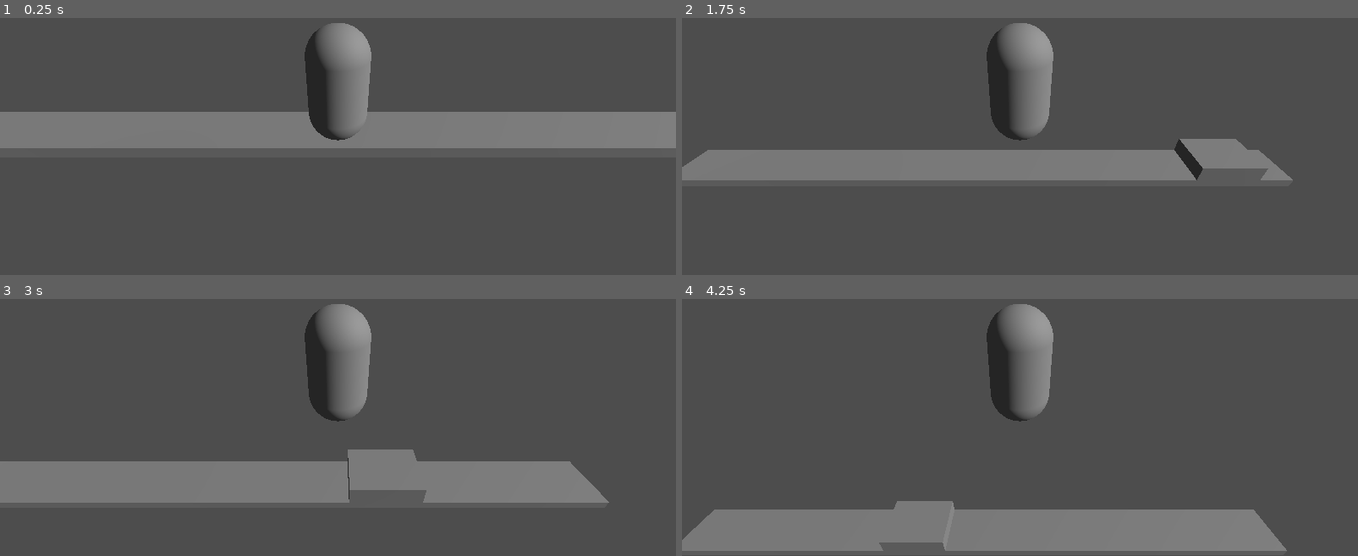
Above: before the commit, frames 1-4 (two rows, left to right).
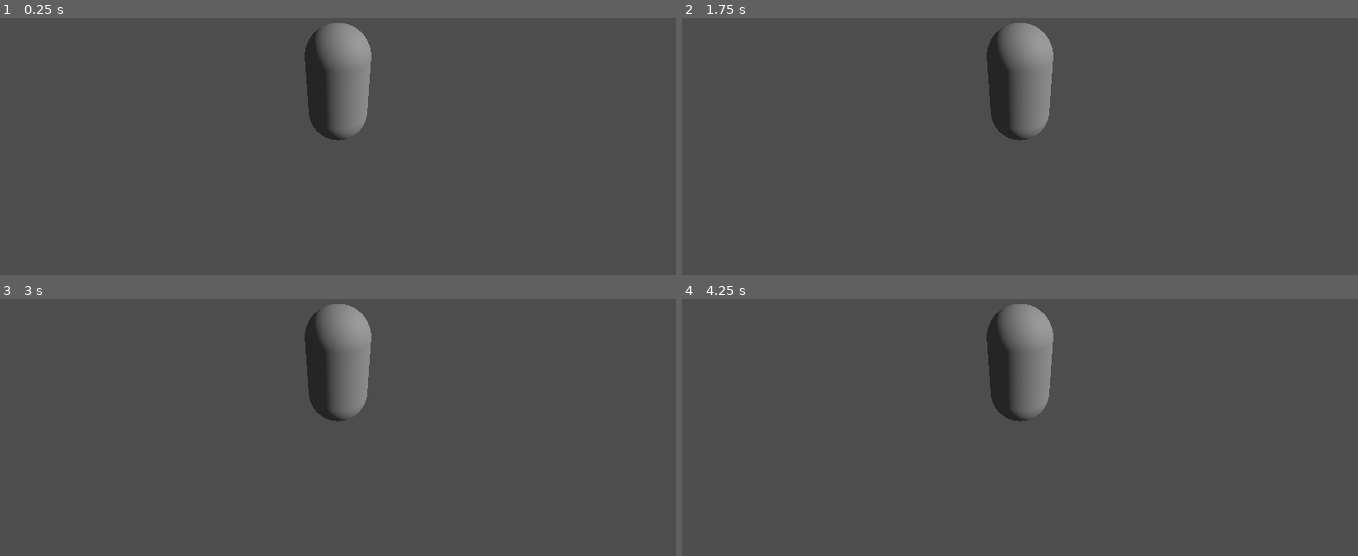
Above: after the commit, the same moments.

Repository: syshotdev/GooseyRoad
Game: Godot game, scene res://main.tscn
The game is run twice, just before and just after one commit, with the same random seed, the same clock (stepped at 60 frames per second) and the same inputs.
Inputs:
- Up to frame 1 (0.25 s): no input
- Up to frame 2 (1.75 s): tap Enter at 0.5 s; hold D (right) 0.53-1.28 s; tap Space (jump) at 0.77, 1.52 s; hold S (backward) from 1.28 s (still down)
- Up to frame 3 (3 s): release S (backward) at 2.03 s; hold D (right) 2.03-2.78 s; hold W (forward) from 2.78 s (still down)
- Up to frame 4 (4.25 s): tap Space (jump) at 3.02, 3.77 s; release W (forward) at 3.53 s; hold A (left) from 3.53 s (still down)

The runs differ from the first frame. In frame 1, 13% of the frame differs, in the area x 0-100%, y 36-51%; in frame 2, 10%; in frame 3, 14%, in the area x 0-91%, y 58-80%; in frame 4, 14%.

Commit message:
Added map generation (VERY BASIC), optimized player code a bit.

Diff:
--- a/Objects/player.gd
+++ b/Objects/player.gd
@@ -1,16 +1,14 @@
 extends CharacterBody3D
 
-# Get the gravity from the project settings to be synced with RigidBody nodes.
-var gravity = ProjectSettings.get_setting("physics/3d/default_gravity")
-
+var targetPos : Vector3
 
 func _input(event):
 	var out := getActionJustVectored()
-	moveDirSquare(out * Constants.blockSize)
+	targetPos += out
 
 
-func getActionJustVectored() -> Vector3i:
-	var output : Vector3i = Vector3i(0, 0, 0)
+func getActionJustVectored() -> Vector3:
+	var output : Vector3 = Vector3(0, 0, 0)
 
 	# If going forward, backward, left, right, up, or down, it gives a vector with those.
 	if(Input.is_action_just_pressed("left")):
@@ -24,9 +22,11 @@
 	elif(Input.is_action_just_pressed("jump")):
 		output.y = 1
 
+	print(position)
+
 	return output
 
-# Basically, when given a direction, it goes exactly one unit in that direction while making it smooth.
-# TODO: make the animation smooth and consider collisions
-func moveDirSquare(direction : Vector3):
-	position += direction
+
+func _process(delta):
+	# Smoothly go to target pos
+	position = lerp(position, targetPos, 0.5)
--- a/Objects/road.gd
+++ b/Objects/road.gd
@@ -10,11 +10,15 @@
 
 # Set up road
 func _ready():
-	roadMesh.size.x = lengthOfRoad # Might work, I don't know
-	roadMesh.request_ready()
+	# Rotate the entire thing 180 half the time
+	if(randi_range(0, 1) == 1):
+		rotate_y(deg_to_rad(180))
+
+	roadMesh.size.x = lengthOfRoad
 	carSpawningPoint.position.x = lengthOfRoad / 2.0 # Make it on right
 	carRemovalArea.position.x = -lengthOfRoad / 2.0 # Make it on left
 	spawnCar()
+
 
 # For spawning car
 func spawnCar():
@@ -23,10 +27,6 @@
 	add_child(car)
 
 
-func _process(delta : float):
-	pass
-
-
 func carRemovalAreaEntered(area : Area3D):
 	var potentialCar := area.get_parent()
 
--- a/Objects/road.tscn
+++ b/Objects/road.tscn
@@ -7,6 +7,7 @@
 size = Vector3(1, 2, 2)
 
 [node name="Road" type="Node3D"]
+visible = false
 script = ExtResource("1_kgcql")
 carScene = ExtResource("1_5637j")
 
--- a/constants.gd
+++ b/constants.gd
@@ -4,7 +4,7 @@
 
 const carSpeed := 1.0 # Meters per second
 
-const widthOfMap := 15
 const blockSize := 1.0 # Meters
+const widthOfMap := blockSize * 20
 
 const forwardDirection : Vector3 = Vector3.FORWARD
--- /dev/null
+++ b/main.gd
@@ -0,0 +1 @@
+extends Node3D
--- a/main.tscn
+++ b/main.tscn
@@ -1,11 +1,14 @@
-[gd_scene load_steps=4 format=3 uid="uid://bex08a2uird62"]
+[gd_scene load_steps=6 format=3 uid="uid://bex08a2uird62"]
 
+[ext_resource type="Script" path="res://main.gd" id="1_2sldp"]
 [ext_resource type="PackedScene" uid="uid://clfk2e33kplw3" path="res://Objects/player.tscn" id="1_d4kpf"]
 [ext_resource type="PackedScene" uid="uid://djyqnndv57eo1" path="res://Objects/road.tscn" id="2_25o2u"]
+[ext_resource type="Script" path="res://mapGenerator.gd" id="4_qop3w"]
 
 [sub_resource type="Environment" id="Environment_sks4p"]
 
 [node name="Main" type="Node3D"]
+script = ExtResource("1_2sldp")
 
 [node name="WorldEnvironment" type="WorldEnvironment" parent="."]
 environment = SubResource("Environment_sks4p")
@@ -14,7 +17,7 @@
 transform = Transform3D(0.218798, -0.619793, 0.753647, 0.172802, 0.784766, 0.595216, -0.960347, 0, 0.278807, 0, 5.34271, 0)
 
 [node name="Player" parent="." instance=ExtResource("1_d4kpf")]
-transform = Transform3D(1, 0, 0, 0, 1, 0, 0, 0, 1, 0, 1, 0)
+transform = Transform3D(1, 0, 0, 0, 1, 0, 0, 0, 1, 0, 0, 0)
 
 [node name="Pitch Pivot" type="Node3D" parent="Player"]
 transform = Transform3D(1, 0, 0, 0, 0.866025, 0.5, 0, -0.5, 0.866025, 0, 0, 0)
@@ -22,4 +25,6 @@
 [node name="Camera3D" type="Camera3D" parent="Player/Pitch Pivot"]
 transform = Transform3D(1, 0, 0, 0, 1, 0, 0, 0, 1, 0, 0, 4)
 
-[node name="Road" parent="." instance=ExtResource("2_25o2u")]
+[node name="MapGenerator" type="Node3D" parent="."]
+script = ExtResource("4_qop3w")
+roadScene = ExtResource("2_25o2u")
--- /dev/null
+++ b/mapGenerator.gd
@@ -0,0 +1,31 @@
+extends Node3D
+
+class_name MapGenerator
+
+# The basic idea for this class is that there are strips of the map rather than individual blocks.
+# Each strip is either ground or water, and if land, forest, road, or train.
+@export var roadScene : PackedScene
+
+@onready var modules : Array[PackedScene] = [roadScene] # Houses all of the packed scenes for easy shuffling
+@onready var currentMap : Array = [] # Houses all of the strips for easy access
+@onready var currentStripNumber : int = 0 # the id of the current strip
+
+
+func _ready():
+	generateNextMapStrip(currentMap)
+	generateNextMapStrip(currentMap)
+	generateNextMapStrip(currentMap)
+	generateNextMapStrip(currentMap)
+
+
+# Takes a given map array and adds one module to it
+func generateNextMapStrip(map : Array):
+	var randomScene : PackedScene = modules.pick_random()
+	var instancedScene := randomScene.instantiate()
+
+	map.append(instancedScene)
+	add_child(instancedScene)
+	# Set the position to 1 module ahead of current one
+	instancedScene.position = Vector3(0, 0, -currentStripNumber * Constants.blockSize)
+
+	currentStripNumber += 1
